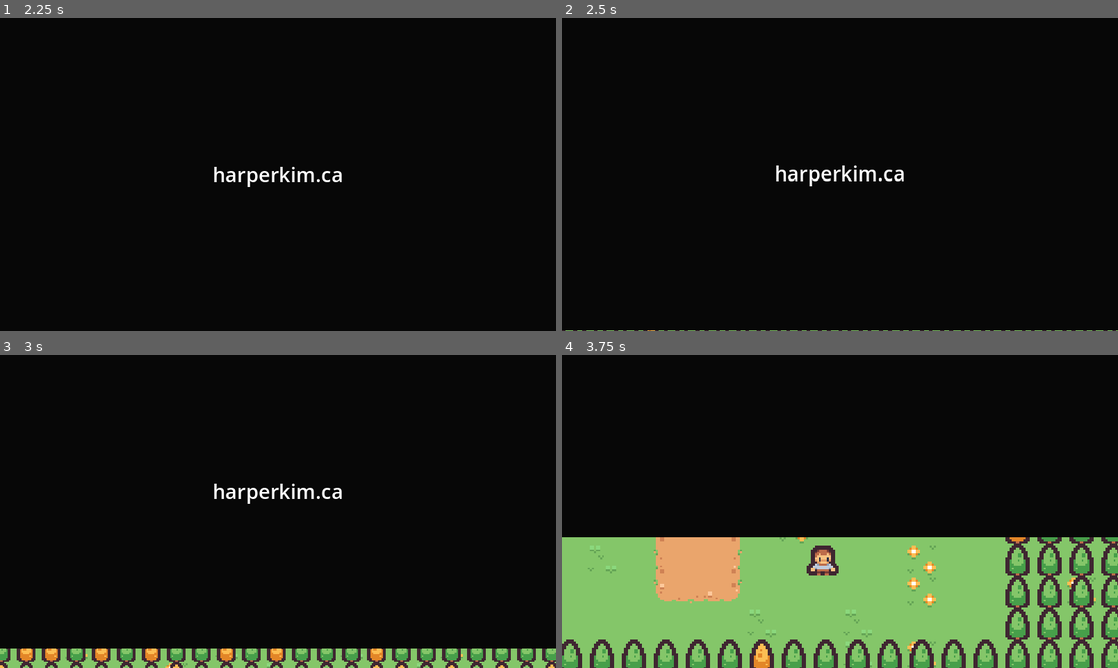
Above: before the commit, frames 1-4 (two rows, left to right).
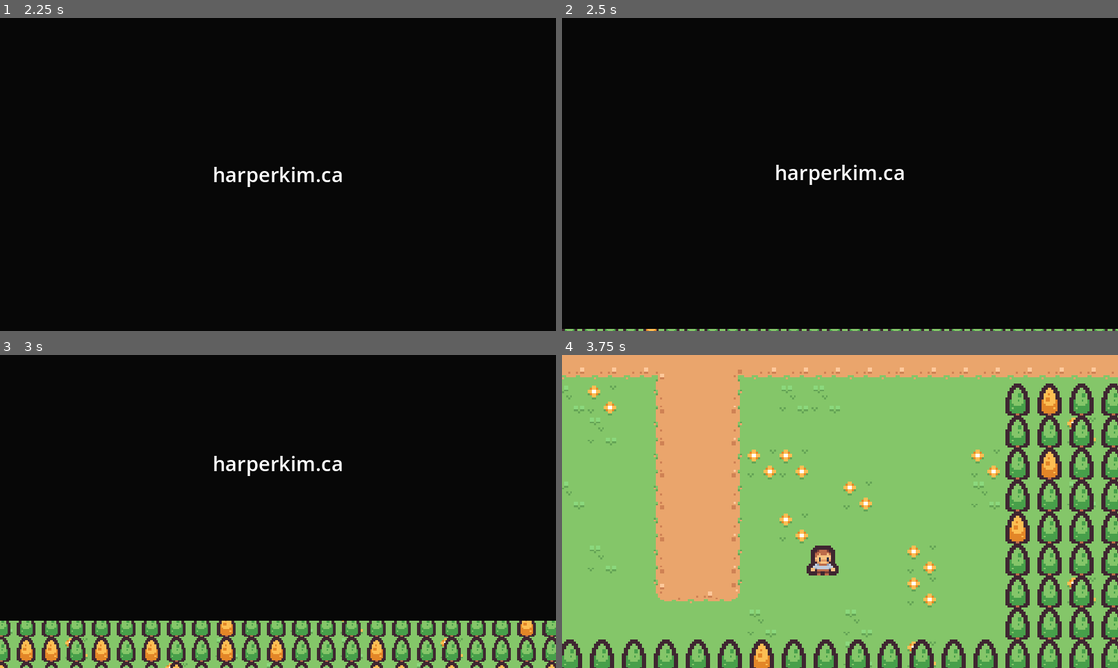
Above: after the commit, the same moments.

Repository: imkimdol/website
Game: Godot game, scene res://main_scene.tscn
Same seed, same stepped clock (60 frames per second), same inputs: the game is played once before the commit and once after it.
Inputs (mouse positions are in pixels of both pictures, inside the frame that each line leads up to):
- Up to frame 1 (2.25 s): tap Enter (ui_accept) at 0.5, 0.77 s; move the mouse to (400, 158) at 0.52 s; hold D (ui_right) 0.53-1.25 s; tap O at 0.6, 2.1 s; click (400, 158) at 0.67 s; drag from (166, 190) to (227, 77) at 1.27 s; move the mouse to (333, 105) at 2.02 s; hold D (ui_right) from 2.03 s (still down)
- Up to frame 2 (2.5 s): keep holding D (ui_right)
- Up to frame 3 (3 s): release D (ui_right) at 2.75 s; drag from (250, 574) to (261, 373) at 2.77 s
- Up to frame 4 (3.75 s): move the mouse to (1006, 558) at 3.52 s; hold A (ui_left) from 3.53 s (still down); tap O at 3.6 s

Frame 1 is identical in both runs. In frame 2, 0.8% of the frame differs, in the area x 0-100%, y 46-100%; in frame 3, 9.8%; in frame 4, 58%, in the area x 0-100%, y 0-59%.

Commit message:
Camera and cutscene fixes

Diff:
--- a/main_scene.gd
+++ b/main_scene.gd
@@ -7,11 +7,11 @@
 	$CanvasLayer.visible = true
 	$CutsceneAnimator.play("intro_cutscene")
 
-func _physics_process(delta):
-	$CanvasLayer/CutsceneRect.position.x = get_viewport().size.x * rect_relative_x_pos
-	$CanvasLayer/CutsceneRect.position.y = get_viewport().size.y * rect_relative_y_pos
-	$CanvasLayer/MarginContainer.position.x = get_viewport().size.x * rect_relative_x_pos
-	$CanvasLayer/MarginContainer.position.y = get_viewport().size.y * rect_relative_y_pos
+func _process(delta):
+	$CanvasLayer/CutsceneRect.position.x = $CanvasLayer/CutsceneRect.size.x * rect_relative_x_pos
+	$CanvasLayer/CutsceneRect.position.y = $CanvasLayer/CutsceneRect.size.y * rect_relative_y_pos
+	$CanvasLayer/MarginContainer.position.x = $CanvasLayer/MarginContainer.size.x * rect_relative_x_pos
+	$CanvasLayer/MarginContainer.position.y = $CanvasLayer/MarginContainer.size.y * rect_relative_y_pos
 
 func _on_projects_cutscene_trigger_1_body_entered(body):
 	$Player.controllable = false
--- a/main_scene.tscn
+++ b/main_scene.tscn
@@ -45,66 +45,6 @@
 "hop": SubResource("Animation_6r21t")
 }
 
-[sub_resource type="Animation" id="Animation_8g5aa"]
-resource_name = "music_cutscene"
-length = 1.4
-tracks/0/type = "value"
-tracks/0/imported = false
-tracks/0/enabled = true
-tracks/0/path = NodePath(".:rect_relative_x_pos")
-tracks/0/interp = 1
-tracks/0/loop_wrap = true
-tracks/0/keys = {
-"times": PackedFloat32Array(0, 1),
-"transitions": PackedFloat32Array(1, 1),
-"update": 0,
-"values": [-1.0, 2.08167e-17]
-}
-tracks/1/type = "value"
-tracks/1/imported = false
-tracks/1/enabled = true
-tracks/1/path = NodePath(".:rect_relative_y_pos")
-tracks/1/interp = 1
-tracks/1/loop_wrap = true
-tracks/1/keys = {
-"times": PackedFloat32Array(0),
-"transitions": PackedFloat32Array(1),
-"update": 0,
-"values": [2.08167e-17]
-}
-
-[sub_resource type="Animation" id="Animation_4bpc6"]
-resource_name = "projects_cutscene"
-length = 1.4
-tracks/0/type = "value"
-tracks/0/imported = false
-tracks/0/enabled = true
-tracks/0/path = NodePath(".:rect_relative_x_pos")
-tracks/0/interp = 1
-tracks/0/loop_wrap = true
-tracks/0/keys = {
-"times": PackedFloat32Array(0, 1),
-"transitions": PackedFloat32Array(1, 1),
-"update": 0,
-"values": [1.0, 2.08167e-17]
-}
-tracks/1/type = "value"
-tracks/1/imported = false
-tracks/1/enabled = true
-tracks/1/path = NodePath(".:rect_relative_y_pos")
-tracks/1/interp = 1
-tracks/1/loop_wrap = true
-tracks/1/keys = {
-"times": PackedFloat32Array(0),
-"transitions": PackedFloat32Array(1),
-"update": 0,
-"values": [2.08167e-17]
-}
-
-[sub_resource type="Animation" id="Animation_1w6rn"]
-resource_name = "reset"
-length = 0.1
-
 [sub_resource type="Animation" id="Animation_vd8hf"]
 resource_name = "intro_cutscene"
 length = 4.0
@@ -184,6 +124,66 @@
 "values": [true, false]
 }
 
+[sub_resource type="Animation" id="Animation_8g5aa"]
+resource_name = "music_cutscene"
+length = 1.4
+tracks/0/type = "value"
+tracks/0/imported = false
+tracks/0/enabled = true
+tracks/0/path = NodePath(".:rect_relative_x_pos")
+tracks/0/interp = 1
+tracks/0/loop_wrap = true
+tracks/0/keys = {
+"times": PackedFloat32Array(0, 1),
+"transitions": PackedFloat32Array(1, 1),
+"update": 0,
+"values": [-1.0, 2.08167e-17]
+}
+tracks/1/type = "value"
+tracks/1/imported = false
+tracks/1/enabled = true
+tracks/1/path = NodePath(".:rect_relative_y_pos")
+tracks/1/interp = 1
+tracks/1/loop_wrap = true
+tracks/1/keys = {
+"times": PackedFloat32Array(0),
+"transitions": PackedFloat32Array(4.59479),
+"update": 0,
+"values": [2.08167e-17]
+}
+
+[sub_resource type="Animation" id="Animation_4bpc6"]
+resource_name = "projects_cutscene"
+length = 1.4
+tracks/0/type = "value"
+tracks/0/imported = false
+tracks/0/enabled = true
+tracks/0/path = NodePath(".:rect_relative_x_pos")
+tracks/0/interp = 1
+tracks/0/loop_wrap = true
+tracks/0/keys = {
+"times": PackedFloat32Array(0, 1),
+"transitions": PackedFloat32Array(1, 1),
+"update": 0,
+"values": [1.0, 2.08167e-17]
+}
+tracks/1/type = "value"
+tracks/1/imported = false
+tracks/1/enabled = true
+tracks/1/path = NodePath(".:rect_relative_y_pos")
+tracks/1/interp = 1
+tracks/1/loop_wrap = true
+tracks/1/keys = {
+"times": PackedFloat32Array(0),
+"transitions": PackedFloat32Array(4.92458),
+"update": 0,
+"values": [2.08167e-17]
+}
+
+[sub_resource type="Animation" id="Animation_1w6rn"]
+resource_name = "reset"
+length = 0.1
+
 [sub_resource type="AnimationLibrary" id="AnimationLibrary_y3gs4"]
 _data = {
 "intro_cutscene": SubResource("Animation_vd8hf"),
@@ -194,7 +194,6 @@
 
 [node name="MainScene" type="Node2D"]
 script = ExtResource("1_u3254")
-rect_relative_x_pos = 1.0
 rect_relative_y_pos = 2.08167e-17
 
 [node name="TileMap" type="TileMap" parent="."]
@@ -316,9 +315,9 @@
 offset = Vector2(0, -96)
 process_callback = 0
 limit_left = -1088
-limit_top = -2112
+limit_top = -2016
 limit_right = 1152
-limit_bottom = 512
+limit_bottom = 608
 position_smoothing_enabled = true
 position_smoothing_speed = 3.0
 rotation_smoothing_enabled = true
@@ -424,7 +423,8 @@
 [node name="harperkimca" type="Label" parent="CanvasLayer/MarginContainer"]
 layout_mode = 2
 theme_override_font_sizes/font_size = 70
-text = "harperkim.ca"
+text = "
+"
 horizontal_alignment = 1
 vertical_alignment = 1
 
